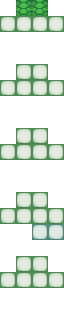
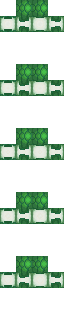
Layer changes from the first 64×320 image to the second:
removed layer "Pasted Layer" over 32, 0, 48, 16
removed layer "shell copy" over 16, 0, 32, 16
added group "Cap copy #3" with 12 layers above "Cap copy #2" over 0, 256, 64, 288
added group "Bottom Cap #4" with 5 layers in group "Cap copy #3" over 0, 256, 64, 278
added layer "bottom #4" in group "Bottom Cap #4" over 16, 256, 32, 272
added group "Top Cap #4" with 5 layers in group "Cap copy #3" over 0, 256, 64, 288
added layer "top #4" in group "Top Cap #4" over 32, 256, 48, 272
added group "Cap copy #2" with 12 layers above "Cap copy #1" over 0, 192, 64, 224
added group "Bottom Cap #3" with 5 layers in group "Cap copy #2" over 0, 192, 64, 214
added layer "bottom #3" in group "Bottom Cap #3" over 16, 192, 32, 208
added group "Top Cap #3" with 5 layers in group "Cap copy #2" over 0, 192, 64, 224
added layer "top #3" in group "Top Cap #3" over 32, 192, 48, 208
added group "Cap copy #1" with 12 layers above "Cap copy" over 0, 128, 64, 160
added group "Bottom Cap #2" with 5 layers in group "Cap copy #1" over 0, 128, 64, 150
added group "Top Cap #2" with 5 layers in group "Cap copy #1" over 0, 128, 64, 160
added group "Cap copy" with 12 layers above "Cap" over 0, 0, 64, 32
added group "Bottom Cap #1" with 5 layers in group "Cap copy" over 0, 0, 64, 22
added group "Top Cap #1" with 5 layers in group "Cap copy" over 0, 0, 64, 32
added group "Cap" with 12 layers above "Lantern" over 0, 64, 64, 96
added group "Bottom Cap" with 5 layers in group "Cap" over 0, 64, 64, 86
added group "Top Cap" with 5 layers in group "Cap" over 0, 64, 64, 96
added group "Lantern" with 2 layers over 0, 0, 64, 288
moved "recolour" into group "Lantern" over 0, 0, 64, 288
moved "base" into group "Lantern", painted on it over 0, 0, 64, 288
…and 46 more changes (46 added)
